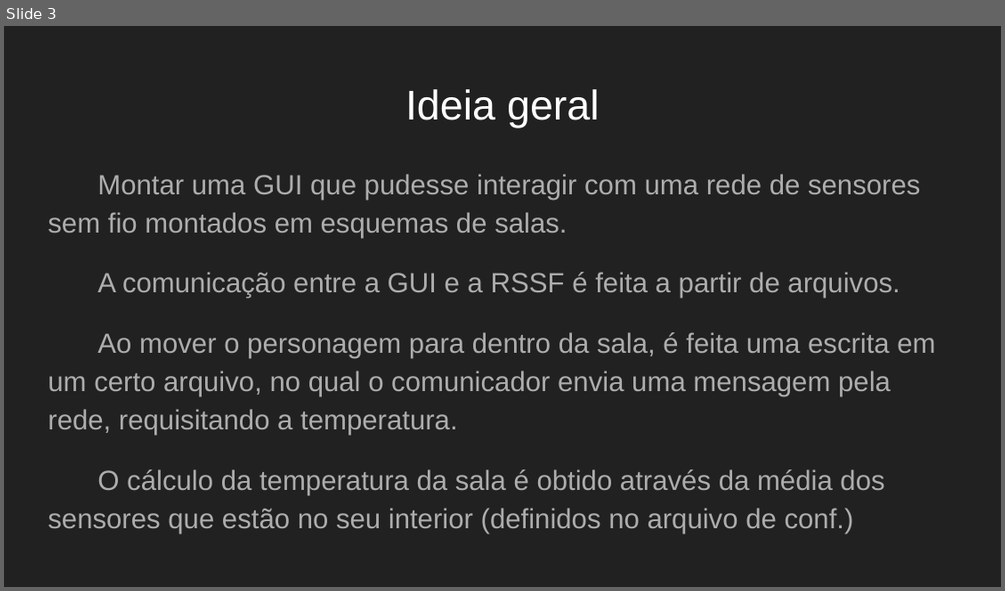
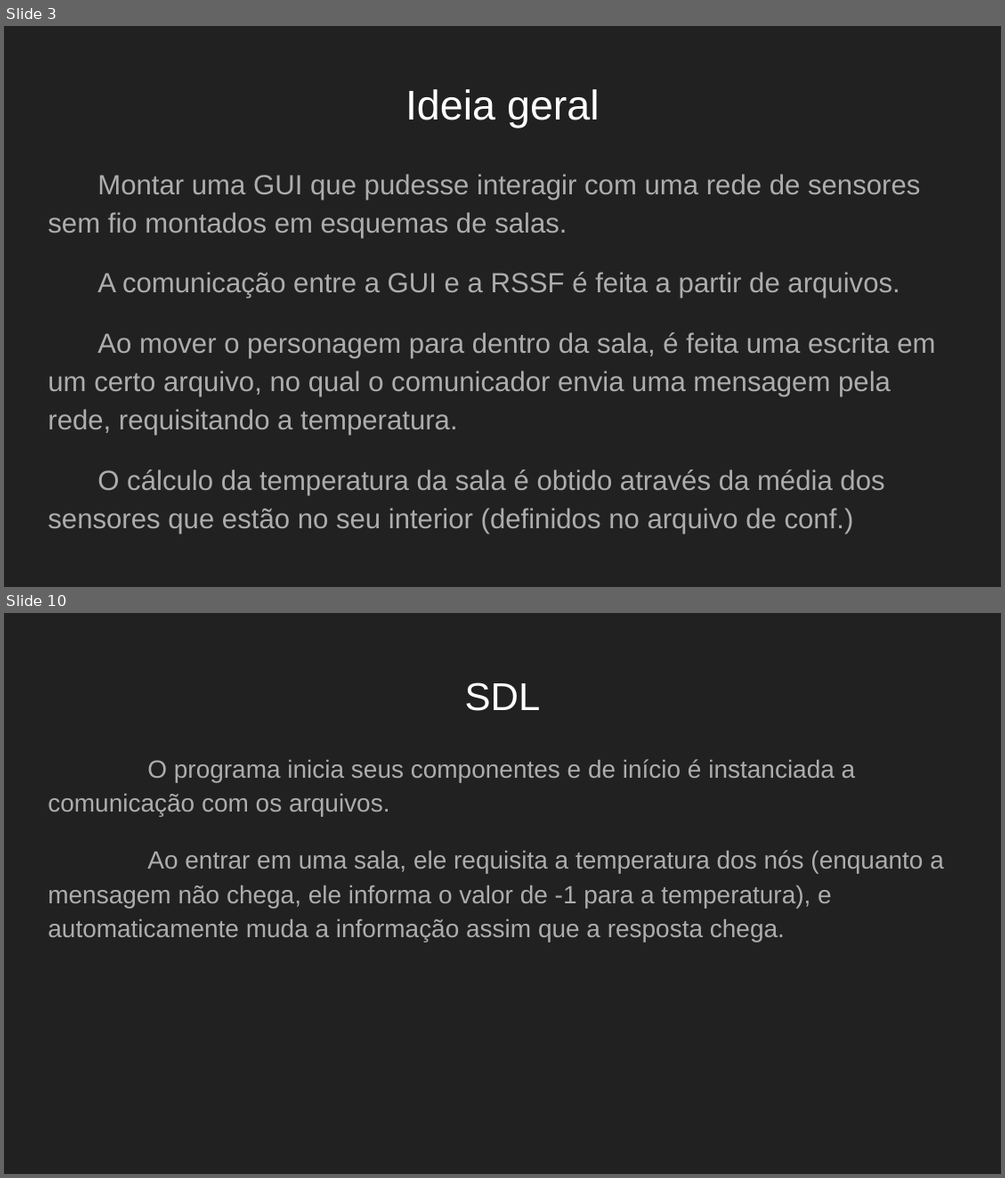
Before and after one commit to dusiromulo/projeto-final-reativos, a slide deck: Apresentação.pptx. Shown one above the other, each under a label of ours: slide 3 before the commit, slides 3 and 10 after it; the slides between them are not shown. The pictures are 1005x591 and 1005x1178 pixels, drawn with LibreOffice and Linux fonts; fonts in the diff are those of the drawing. Boxes give left, top, right and bottom in pixels: in the first picture for what was removed or moved away, otherwise in the second. Text is boxed around its words. In the diff, an @@ line names an element or a change of style, - is before the commit and + after.

```diff
--- a/Apresentação.pptx
+++ b/Apresentação.pptx
@@ slide 10 added at <box>4,613,1001,1174</box>, background #212121 @@
@@ title added at <box>465,682,541,711</box>, 28 pt, text #FFFFFF @@
+SDL
@@ text added at <box>48,759,944,941</box>, 18 pt, text #ADADAD @@
+O programa inicia seus componentes e de início é instanciada a comunicação com os arquivos.
+Ao entrar em uma sala, ele requisita a temperatura dos nós (enquanto a mensagem não chega, ele informa o valor de -1 para a temperatura), e automaticamente muda a informação assim que a resposta chega.
```
Also in this commit, not shown: 3 slides changed, 4 other slides added, 1 slide removed, 2 other files.
